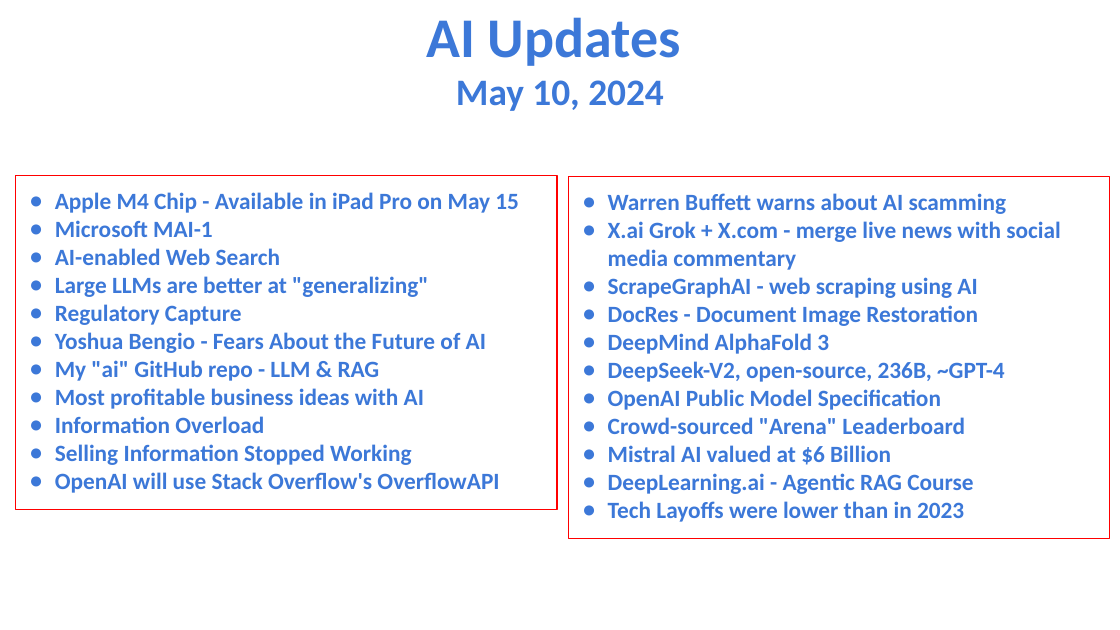
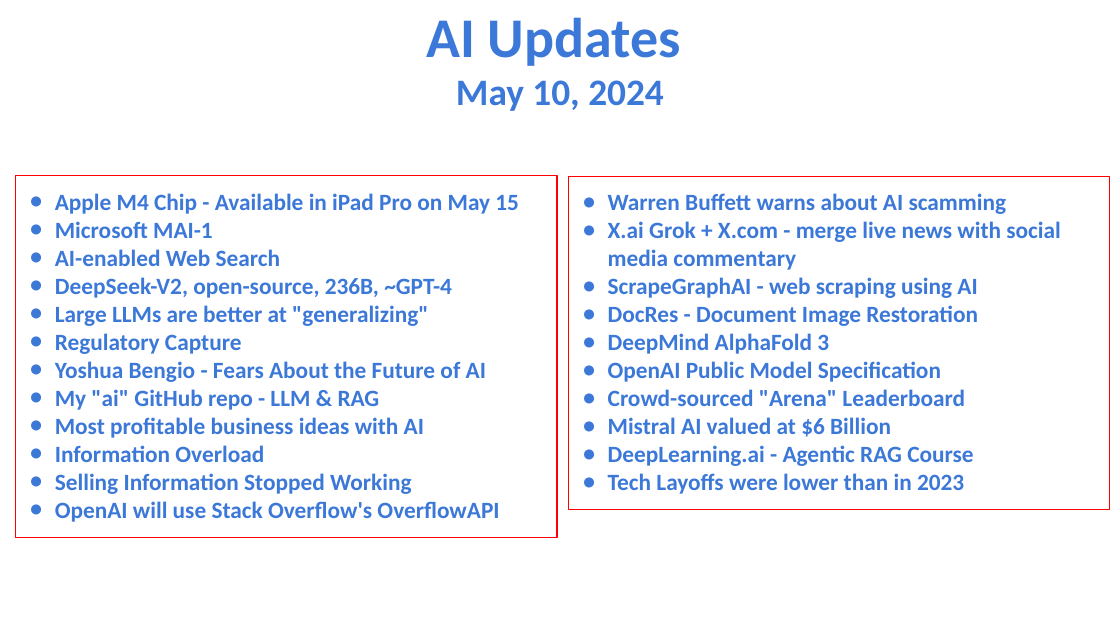
Before and after one commit to lselector/seminar, a slide deck: slide 2 of 2024/2024-05-10-AI-Updates.pptx. Drawn at 1120x630 pixels with LibreOffice and Linux fonts; fonts in the diff are those of the drawing. Boxes give left, top, right and bottom in pixels: in the first picture for what was removed or moved away, otherwise in the second. Text is boxed around its words. In the diff, an @@ line names an element or a change of style, - is before the commit and + after.

```diff
--- a/2024/2024-05-10-AI-Updates.pptx
+++ b/2024/2024-05-10-AI-Updates.pptx
@@ rectangle "Apple M4 Chip - Available ...": place and size @@
-rectangle "Apple M4 Chip - Available ..." at (16, 176, 557, 510)
+rectangle "Apple M4 Chip - Available ..." at (16, 176, 557, 538)
@@ rectangle "Warren Buffett warns about AI ...": place and size @@
-rectangle "Warren Buffett warns about AI ..." at (569, 176, 1110, 538)
+rectangle "Warren Buffett warns about AI ..." at (569, 176, 1110, 510)
@@ text in rectangle at (55, 277, 452, 298): paragraph added @@
+● DeepSeek-V2, open-source, 236B, ~GPT-4
@@ text in rectangle at (608, 361, 1005, 382): paragraph removed @@
-● DeepSeek-V2, open-source, 236B, ~GPT-4
```
Also in this commit, not shown: 2 other slides changed, 1 slide added.
